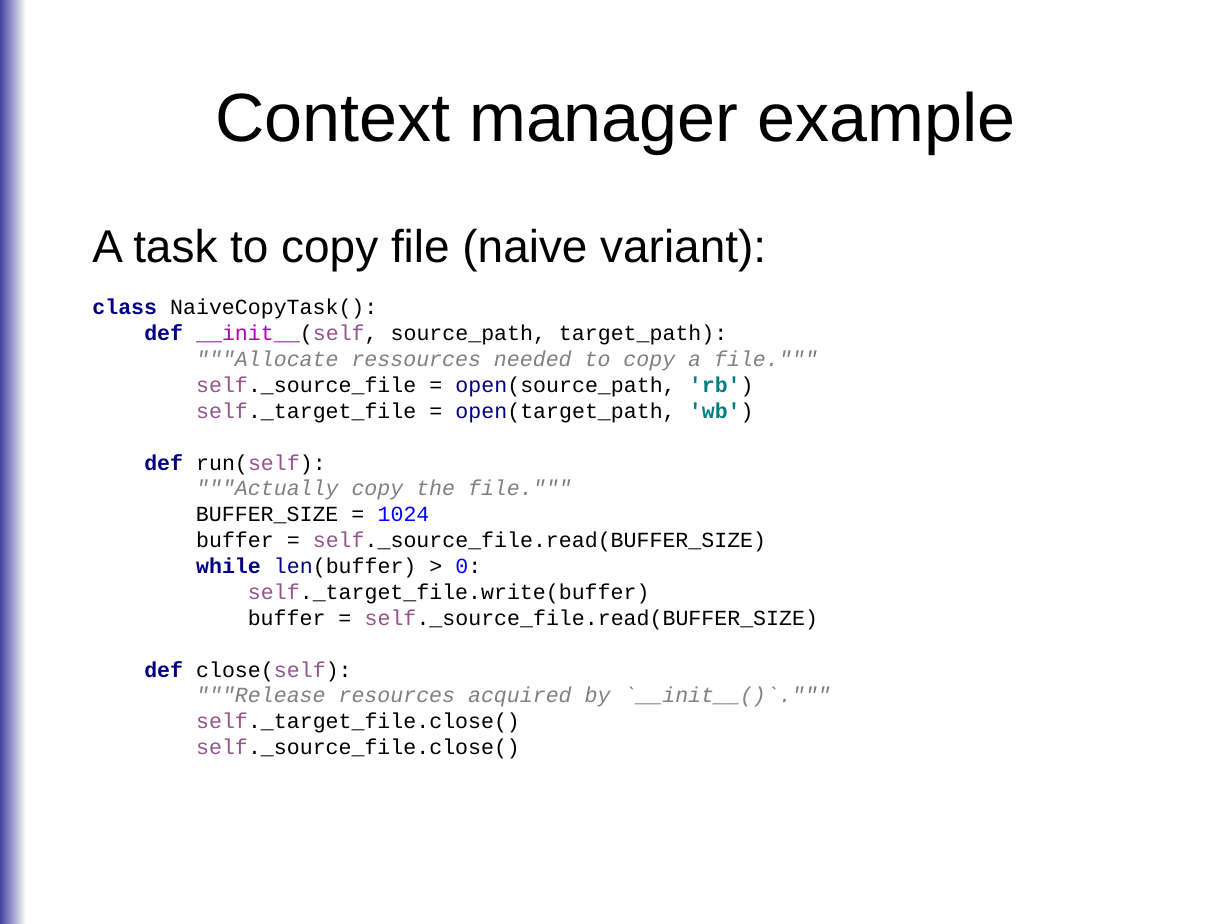
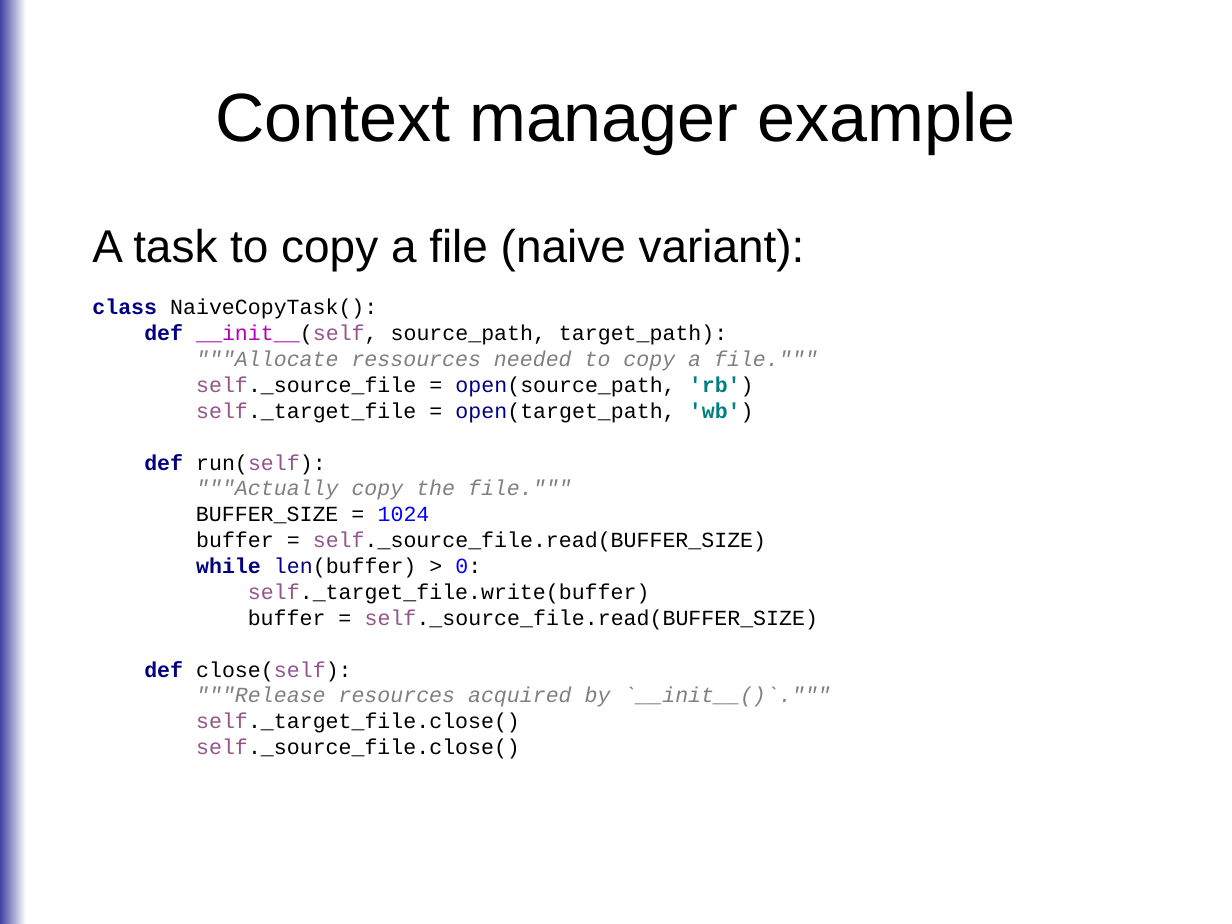
Before and after one commit to roskakori/talks, a slide deck: slide 23 of europython_2014/errorhandling/Solution oriented error handling.odp. Drawn at 1232x924 pixels with LibreOffice and Linux fonts; fonts in the diff are those of the drawing. Boxes give left, top, right and bottom in pixels: in the first picture for what was removed or moved away, otherwise in the second. Text is boxed around its words. In the diff, an @@ line names an element or a change of style, - is before the commit and + after.

Commit message:
Cleaned up spelling, formatting and untranslated German words.

```diff
--- a/europython_2014/errorhandling/Solution oriented error handling.odp
+++ b/europython_2014/errorhandling/Solution oriented error handling.odp
@@ text at [92,228,805,271]: text changed @@
-A task to copy file (naive variant):
+A task to copy a file (naive variant):
```
Also in this commit, not shown: 16 other slides changed.
